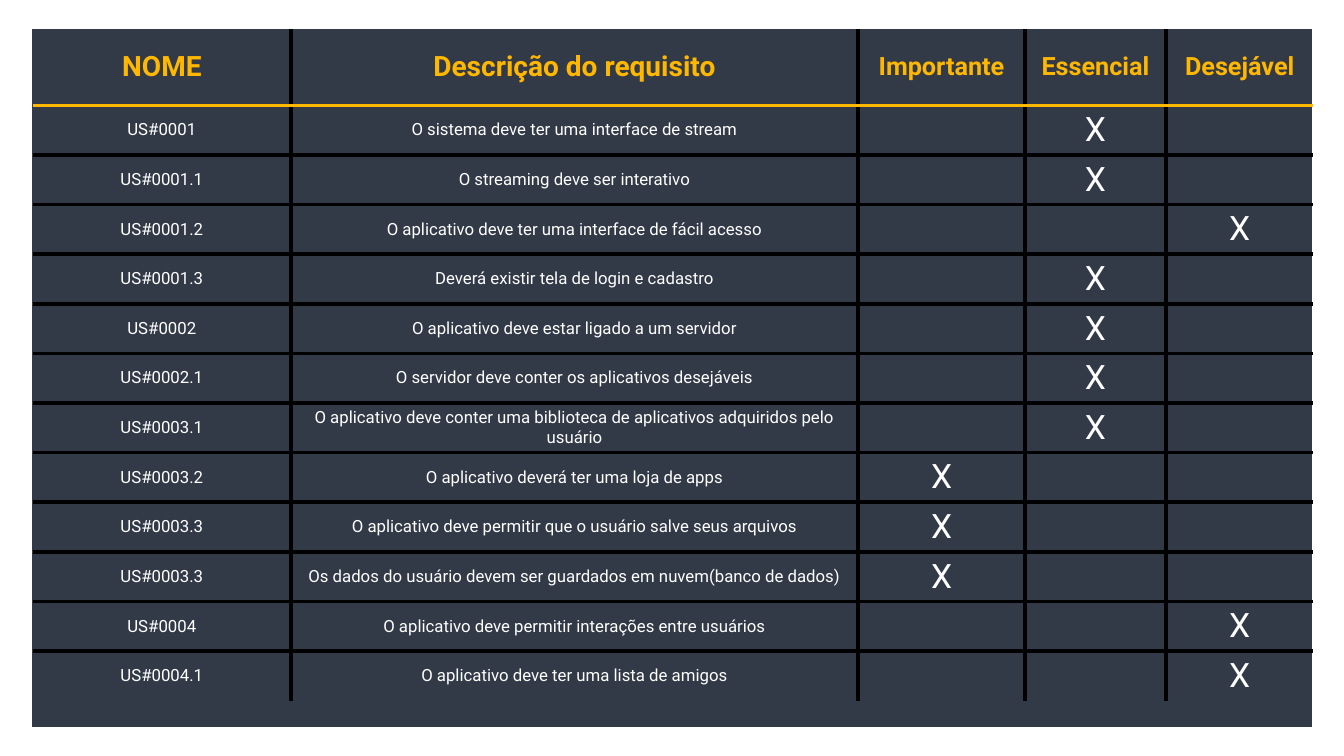
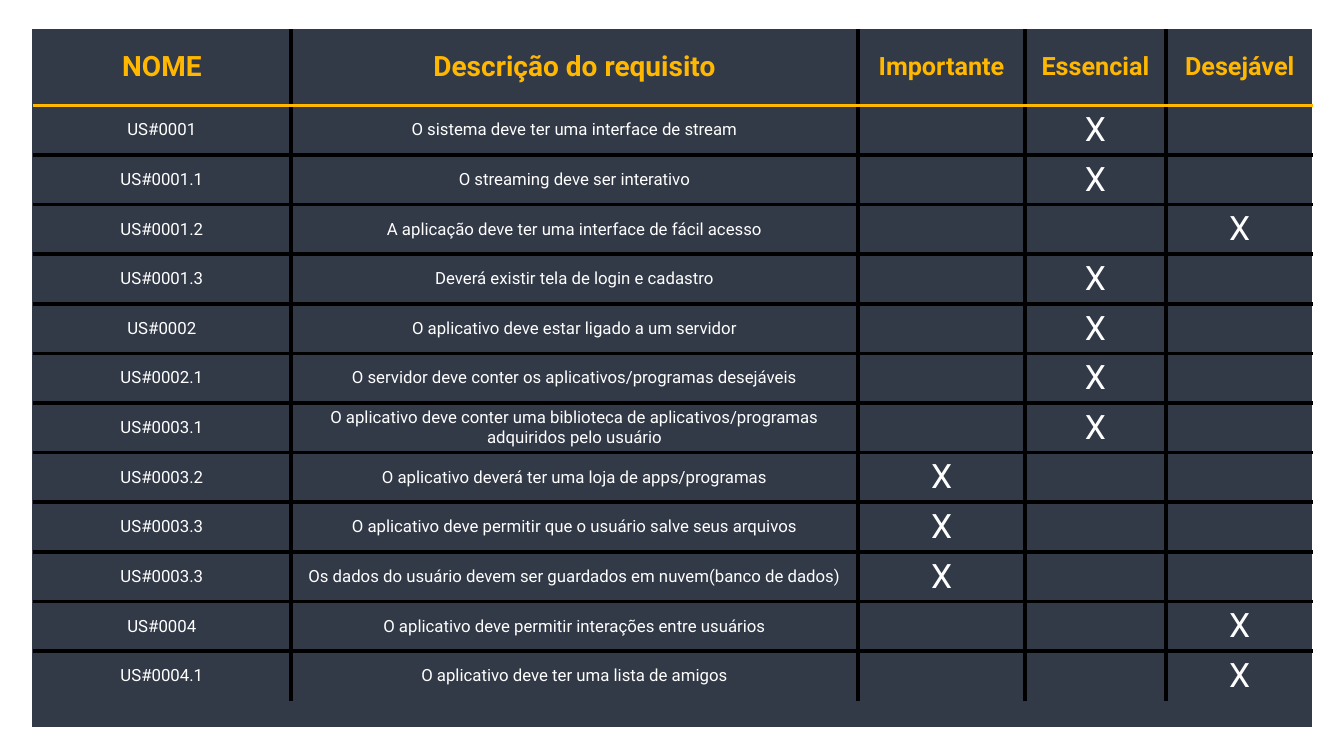
Before and after one commit to henrique-zigon/primeiro-repositorio, a slide deck: slide 10 of Analise_de_Sistemas/trabalho individual.pptx. Drawn at 1344x756 pixels with LibreOffice and Linux fonts; fonts in the diff are those of the drawing. Boxes give left, top, right and bottom in pixels: in the first picture for what was removed or moved away, otherwise in the second. Text is boxed around its words. In the diff, an @@ line names an element or a change of style, - is before the commit and + after.

```diff
--- a/Analise_de_Sistemas/trabalho individual.pptx
+++ b/Analise_de_Sistemas/trabalho individual.pptx
@@ table at <box>33,29,1314,710</box> @@
-row 4, column 2: O aplicativo deve ter uma interface de fácil acesso
+row 4, column 2: A aplicação deve ter uma interface de fácil acesso
-row 7, column 2: O servidor deve conter os aplicativos desejáveis
+row 7, column 2: O servidor deve conter os aplicativos/programas desejáveis
-row 8, column 2: O aplicativo deve conter uma biblioteca de aplicativos adquiridos pelo usuário
+row 8, column 2: O aplicativo deve conter uma biblioteca de aplicativos/programas adquiridos pelo usuário
-row 9, column 2: O aplicativo deverá ter uma loja de apps
+row 9, column 2: O aplicativo deverá ter uma loja de apps/programas
```
Also in this commit, not shown: 9 other slides changed, 20 slides added, 6 other files.
